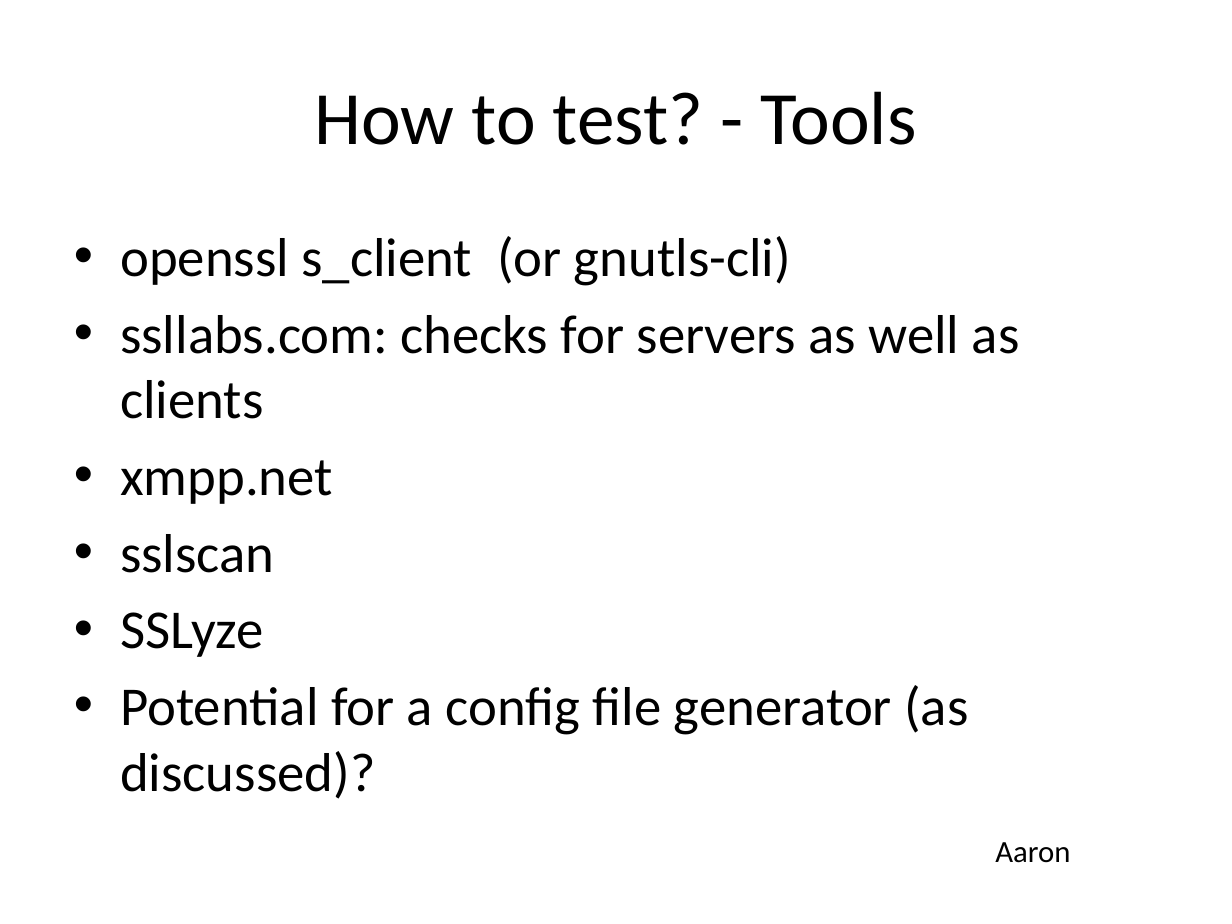
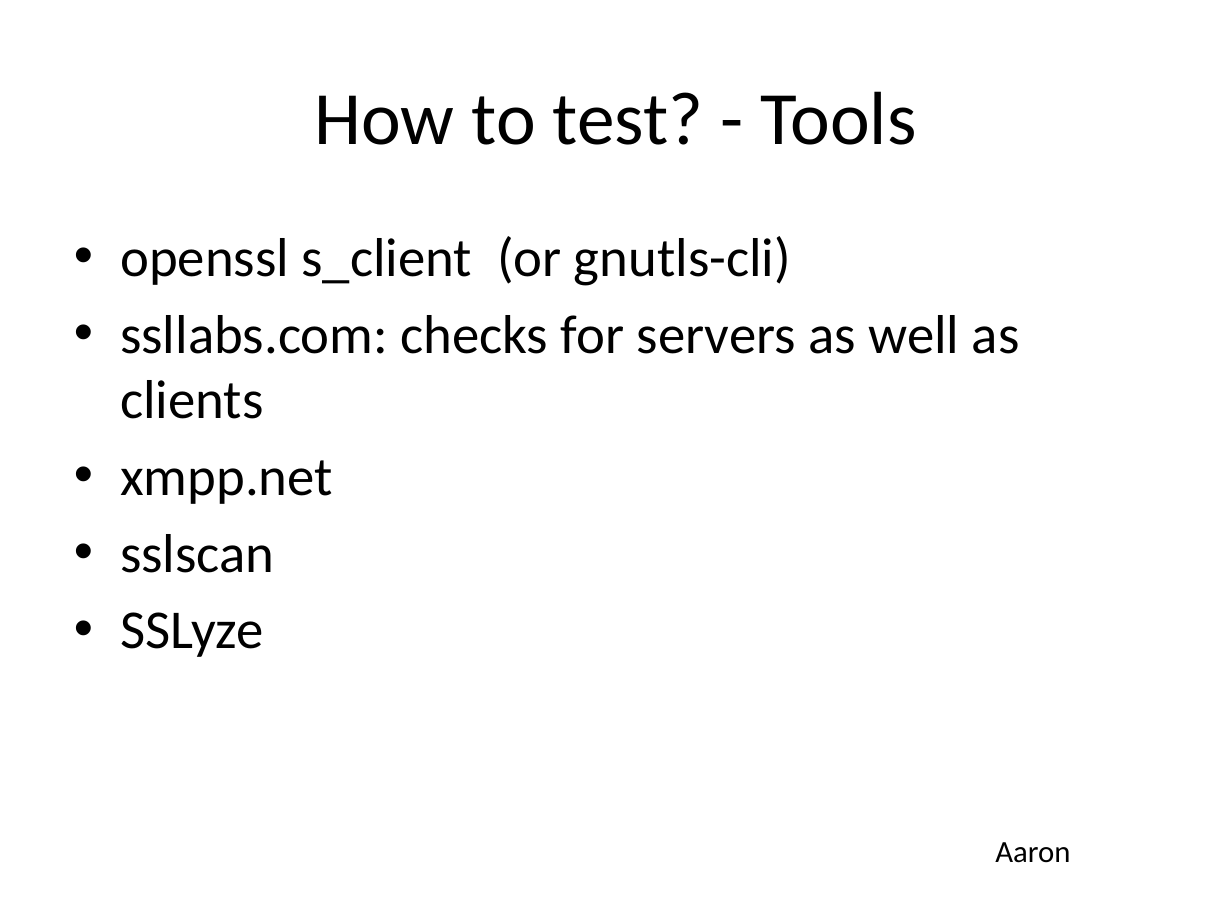
Before and after one commit to BetterCrypto/Applied-Crypto-Hardening, a slide deck: slide 32 of presentations/20131122-Deepsec-ACH project.pptx (slide 33 before the commit). Drawn at 1232x924 pixels with LibreOffice and Linux fonts; fonts in the diff are those of the drawing. Boxes give left, top, right and bottom in pixels: in the first picture for what was removed or moved away, otherwise in the second. Text is boxed around its words. In the diff, an @@ line names an element or a change of style, - is before the commit and + after.

```diff
--- a/presentations/20131122-Deepsec-ACH project.pptx
+++ b/presentations/20131122-Deepsec-ACH project.pptx
@@ text at [120, 685, 968, 799]: paragraph removed @@
-• Potential for a config file generator (as discussed)?
```
Also in this commit, not shown: 9 other slides changed, 1 slide removed.
